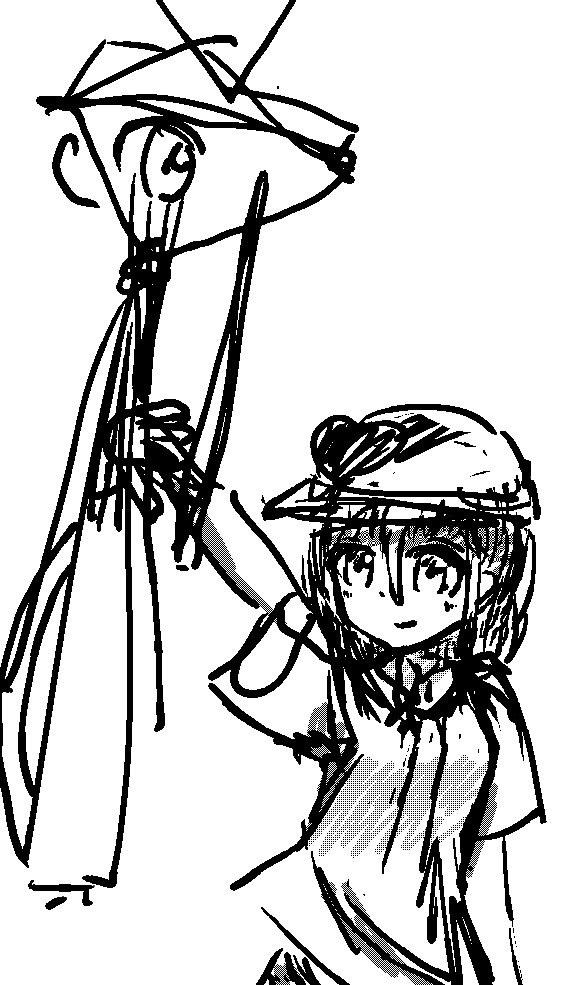
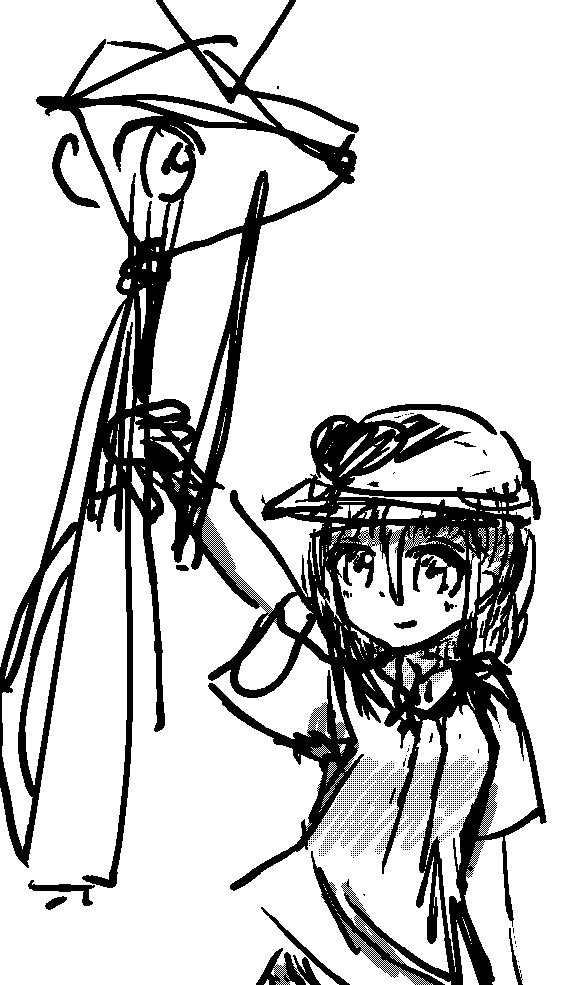
Comparing the layer stacks of the two 578 x 985 images. Changes:
renamed "背景" to "レイヤー 2", moved it above "レイヤー 1", painted on it over (x1=6, y1=37, x2=540, y2=921)
painted on "レイヤー 1" over (x1=6, y1=37, x2=540, y2=921)
